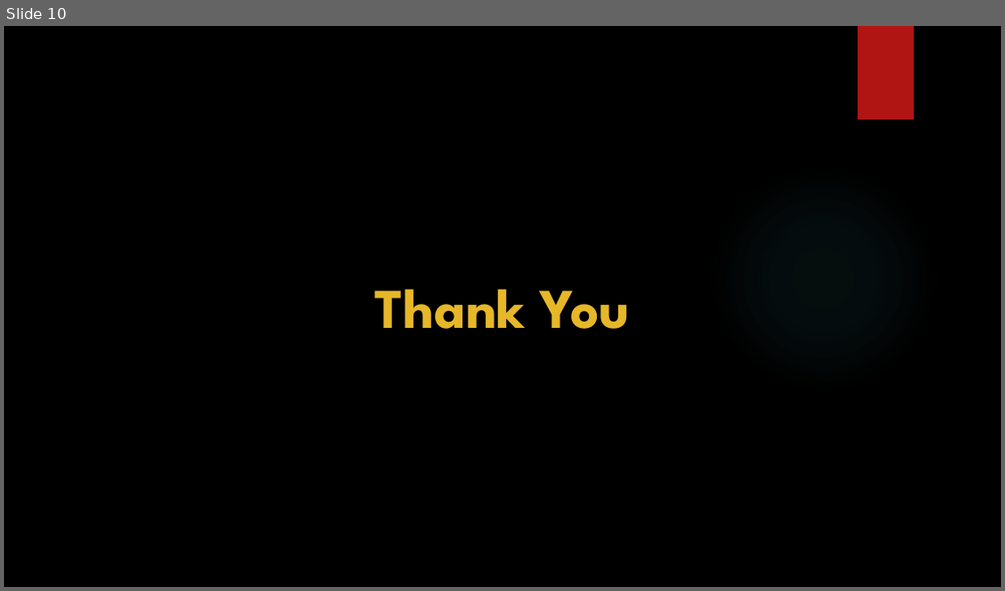
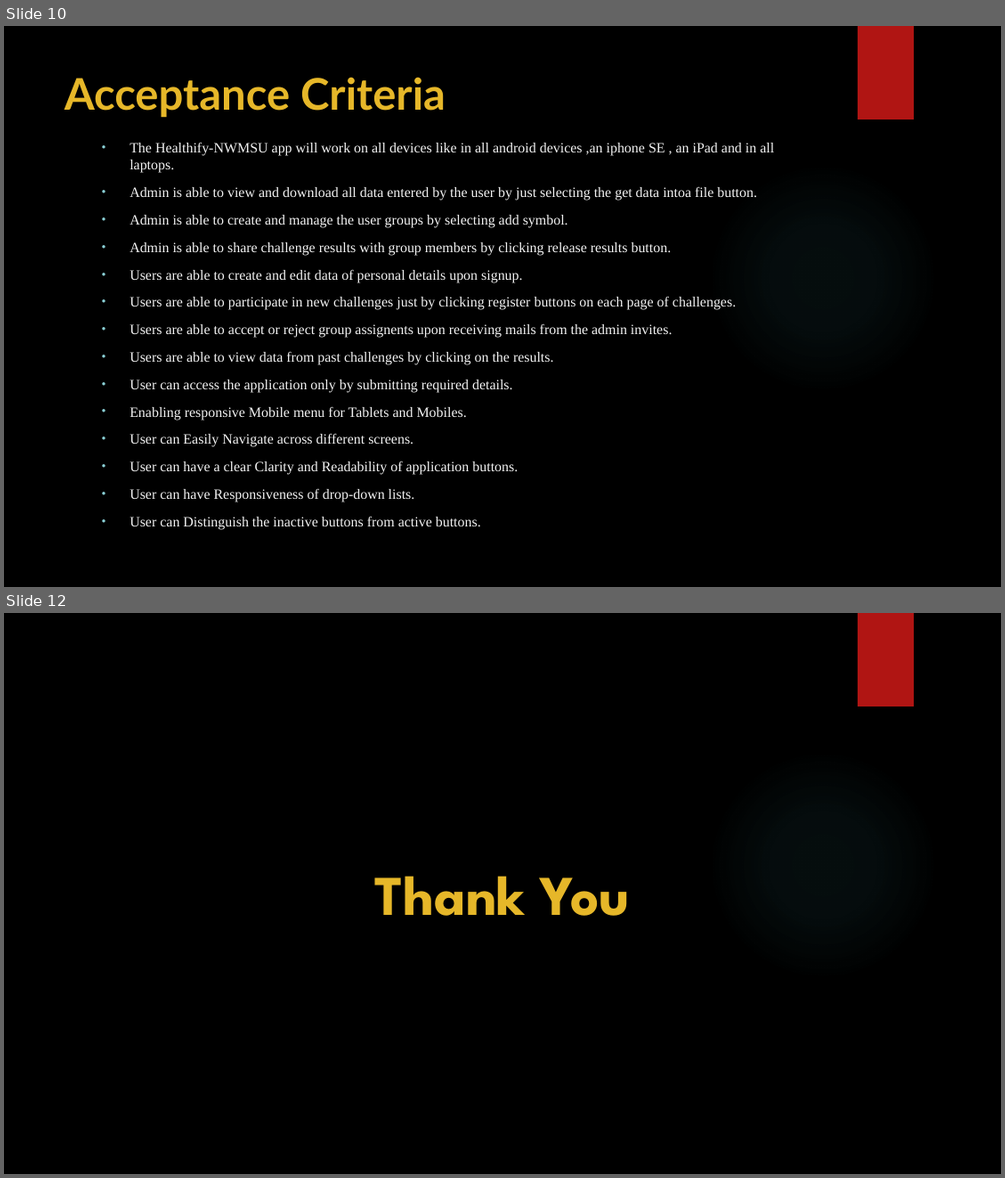
Before and after one commit to sowmyathogiti/Healthify, a slide deck: Healthify-NWMSU.pptx. Shown one above the other, each under a label of ours: slide 10 before the commit, slides 10 and 12 after it; the slides between them are not shown. The pictures are 1005x591 and 1005x1178 pixels, drawn with LibreOffice and Linux fonts; fonts in the diff are those of the drawing; background and template pictures are left out. Boxes give left, top, right and bottom in pixels: in the first picture for what was removed or moved away, otherwise in the second. Text is boxed around its words. In the diff, an @@ line names an element or a change of style, - is before the commit and + after.

Commit message:
updated ppt

```diff
--- a/Healthify-NWMSU.pptx
+++ b/Healthify-NWMSU.pptx
@@ slide 10 added at box(4, 26, 1001, 587), background picture (left out); not listed: 2 template elements that a slide beside it also shows @@
@@ title added at box(65, 77, 445, 118), 42 pt, text #E6B729, bold @@
+Acceptance Criteria
@@ text added at box(129, 142, 774, 530), 13.7 pt, text #F2F2F2 @@
+• The Healthify-NWMSU app will work on all devices like in all android devices ,an iphone SE , an iPad and in all laptops.
+• Admin is able to view and download all data entered by the user by just selecting the get data intoa file button.
+• Admin is able to create and manage the user groups by selecting add symbol.
+• Admin is able to share challenge results with group members by clicking release results button.
+• Users are able to create and edit data of personal details upon signup.
+• Users are able to participate in new challenges just by clicking register buttons on each page of challenges.
+• Users are able to accept or reject group assignents upon receiving mails from the admin invites.
+• Users are able to view data from past challenges by clicking on the results.
+• User can access the application only by submitting required details.
+• Enabling responsive Mobile menu for Tablets and Mobiles.
+• User can Easily Navigate across different screens.
+• User can have a clear Clarity and Readability of application buttons.
+• User can have Responsiveness of drop-down lists.
+• User can Distinguish the inactive buttons from active buttons.
@@ what was slide 10 is now slide 12 @@
```
Also in this commit, not shown: 1 other slide added.
